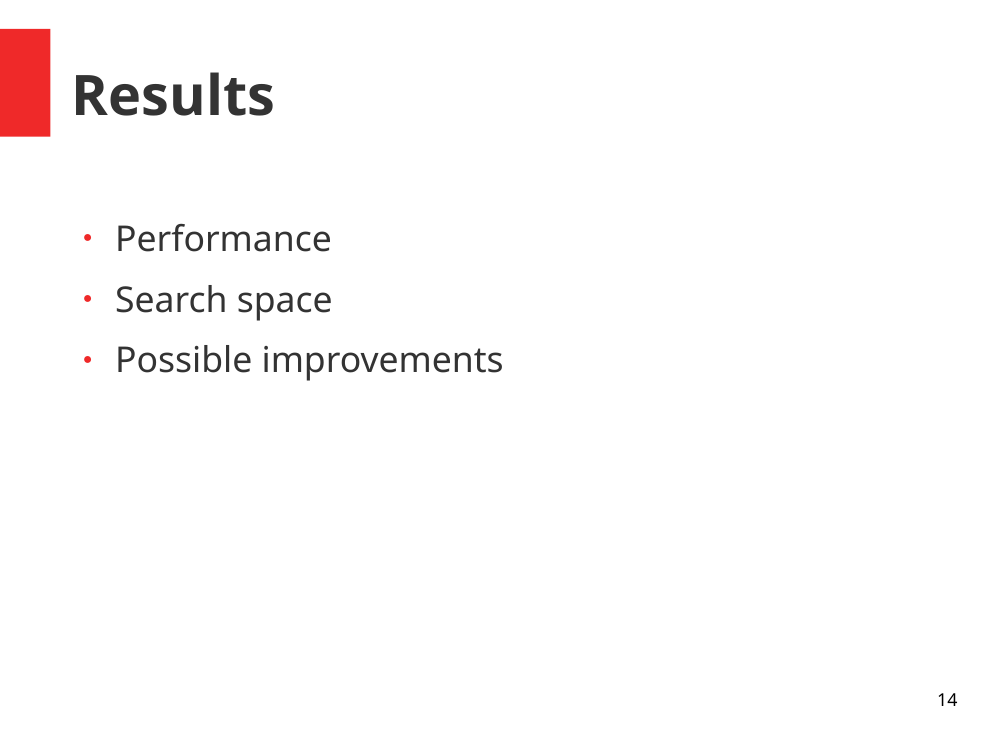
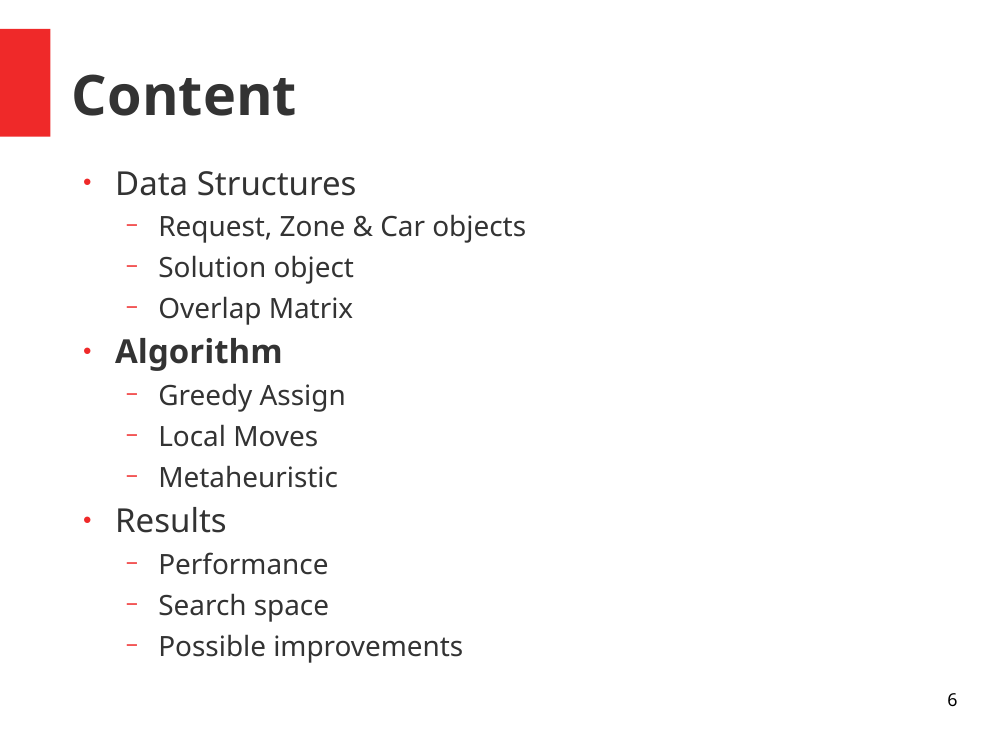
Before and after one commit to dries007/ProjectAI-CarSharing, a slide deck: slide 6 of Paper/ppt/presentation.odp (slide 14 before the commit). Drawn at 1008x756 pixels with LibreOffice and Linux fonts; fonts in the diff are those of the drawing. Boxes give left, top, right and bottom in pixels: in the first picture for what was removed or moved away, otherwise in the second. Text is boxed around its words. In the diff, an @@ line names an element or a change of style, - is before the commit and + after.

Commit message:
Presentation & Typos in paper

```diff
--- a/Paper/ppt/presentation.odp
+++ b/Paper/ppt/presentation.odp
@@ title at (72,74,297,116): text changed @@
-Results
+Content
@@ text "Data Structures": place and size @@
-text "Data Structures" at (115,224,504,381)
+text "Data Structures" at (115,171,526,663)
@@ text at (115,171,526,533): paragraphs added @@
+● Data Structures
+  − Request, Zone & Car objects
+  − Solution object
+  − Overlap Matrix
+● Algorithm
+  − Greedy Assign
+  − Local Moves
+  − Metaheuristic
+● Results
@@ text at (158,552,463,663): size 28 to 22 pt in "Performance", "Search space", "Possible improvements"; bullet ● to −; list level 1 to 2 in "Performance"; list level 1 to 2 in "Search space"; list level 1 to 2 in "Possible improvements" @@
@@ page number at (947,693,957,707): text changed @@
-14
+6
```
Also in this commit, not shown: 9 other slides changed, 7 slides added, 8 slides removed, 3 other files.
